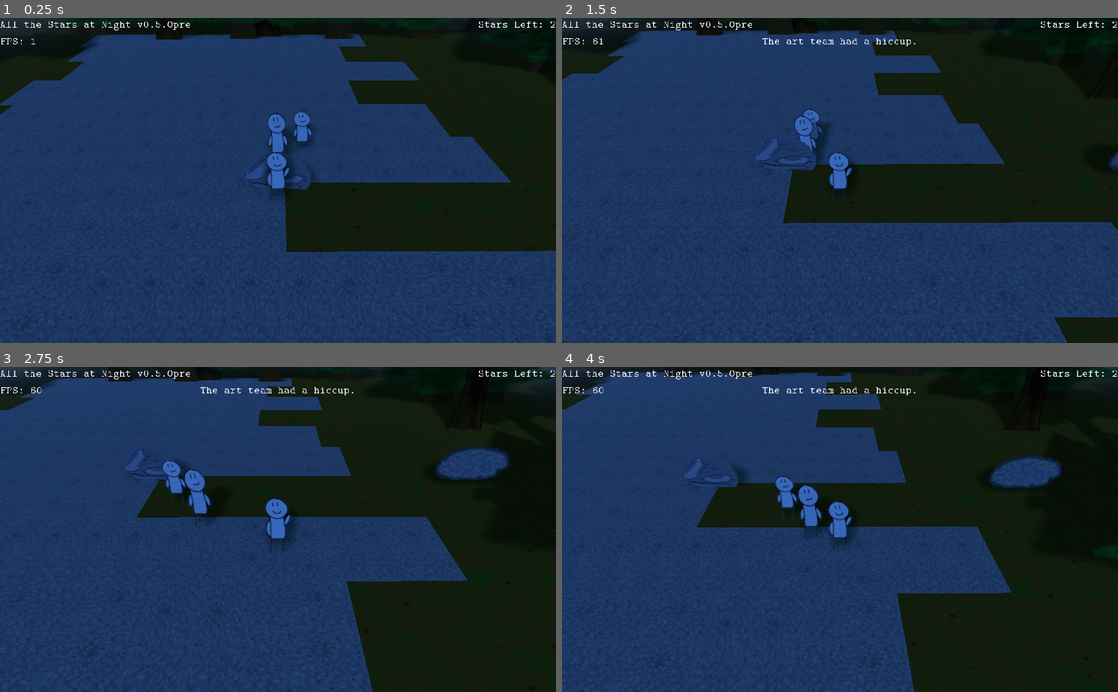
Above: before the commit, frames 1-4 (two rows, left to right).
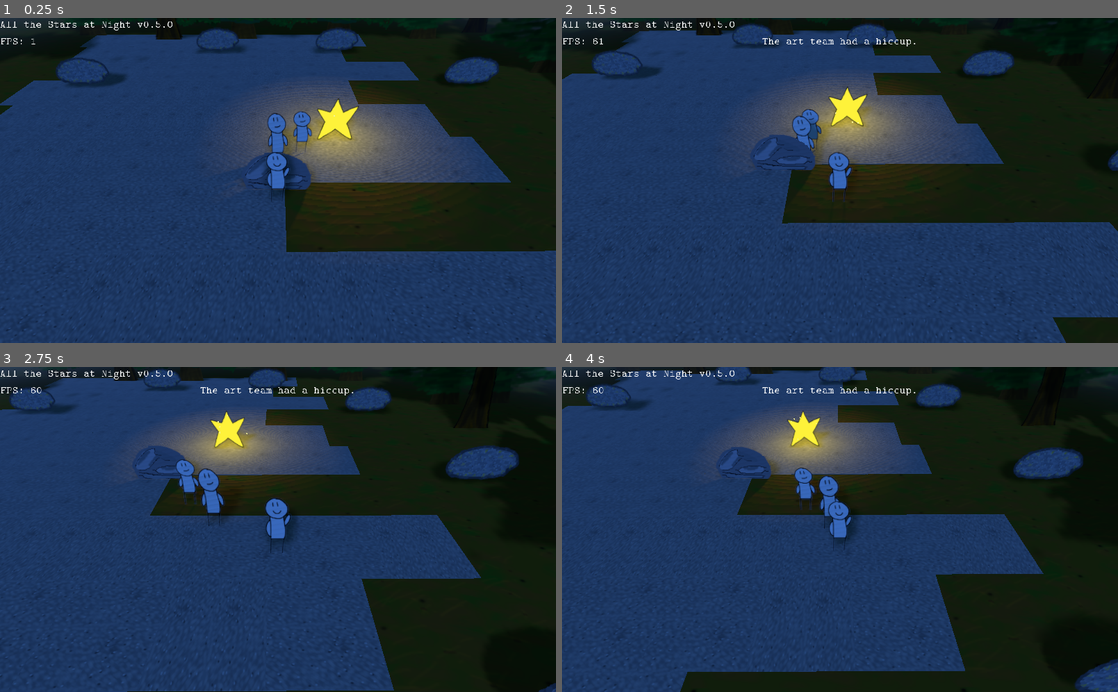
Above: after the commit, the same moments.

Repository: Schoperation/AllTheStarsAtNight
Game: Godot game, scene res://world/World.tscn
Two runs of this game, one before a commit and one after it. Both use one fixed random seed, a clock stepped at 60 frames per second and the inputs below.
Inputs (mouse positions are in pixels of both pictures, inside the frame that each line leads up to):
- Up to frame 1 (0.25 s): no input
- Up to frame 2 (1.5 s): move the mouse to (667, 34) at 0.52 s; press the mouse at (667, 34) at 0.53 s; hold D (move_right) 0.53-1.28 s; move the mouse to (1045, 31) at 1.27 s; release the mouse at (1045, 31) at 1.28 s; hold S (move_down) from 1.28 s (still down); click (1045, 31) at 1.35 s
- Up to frame 3 (2.75 s): move the mouse to (333, 458) at 2.02 s; release S (move_down) at 2.03 s; press the mouse at (333, 458) at 2.03 s; hold D (move_right) from 2.03 s (still down); tap Mouse wheel up (zoom_in) at 2.1 s
- Up to frame 4 (4 s): move the mouse to (812, 594) at 2.77 s; release D (move_right) at 2.78 s; release the mouse at (812, 594) at 2.78 s; hold W (move_up) 2.78-3.53 s; tap Mouse wheel down (zoom_out) at 2.85 s; click (812, 594) at 3.05 s; move the mouse to (1006, 578) at 3.52 s; press the mouse at (1006, 578) at 3.53 s; hold A (move_left) from 3.53 s (still down)

The runs differ from the first frame. In frame 1, 9.9% of the frame differs, in the area x 10-100%, y 1-61%; in frame 2, 8.7%; in frame 3, 11%; in frame 4, 20%, in the area x 0-100%, y 0-100%.

Commit message:
Star count no longer stored on UI, now directly on StarRing

Diff:
--- a/environment/Star.gd
+++ b/environment/Star.gd
@@ -1,18 +1,19 @@
 extends RigidBody
 
+export var isPartOfStone = false
 signal examineMouseEnter(object, objectName)
 signal examineMouseExit()
 signal onStarPickup()
 
 func _ready():
-	# Connect signals
-	connect("examineMouseEnter", get_node("../../UI/MouseTextContainer/MouseText"), "onMouseEnter")
-	connect("examineMouseExit", get_node("../../UI/MouseTextContainer/MouseText"), "onMouseExit")
-	connect("onStarPickup", get_node("../../UI/Stars"), "onStarPickupText")
+	# Connect signals, if not part of a star stone, which is set via editor
+	if not isPartOfStone:
+		connect("examineMouseEnter", get_node("../../UI/MouseTextContainer/MouseText"), "onMouseEnter")
+		connect("examineMouseExit", get_node("../../UI/MouseTextContainer/MouseText"), "onMouseExit")
+		connect("onStarPickup", get_node("../../OriginChunk/StarRing"), "onStarPickup")
 
 	# Add to environment objects group
 	add_to_group("Environment_Objs")
-
 
 func _on_Star_mouse_entered():
 	emit_signal("examineMouseEnter", self, "Star")
--- a/ring/StarRing.tscn
+++ b/ring/StarRing.tscn
@@ -1,7 +1,7 @@
 [gd_scene load_steps=3 format=2]
 
 [ext_resource path="res://environment/Rock.tscn" type="PackedScene" id=1]
-[ext_resource path="res://ring/StarRing.gd" type="Script" id=2]
+[ext_resource path="res://ring/StarRingAndCounter.gd" type="Script" id=2]
 
 [node name="StarRing" type="Spatial"]
 script = ExtResource( 2 )
--- a/ring/StarRing.gd
+++ b/ring/StarRingAndCounter.gd
@@ -28,11 +28,14 @@
 		position = Vector3(radius * cos(polarAngle), 0, radius * sin(polarAngle))
 
 # When a star is added to one of its stones
-func addStar():
+func addStarToRing():
 	numStonesActivated += 1
 	numPlayerStars -= 1
-	print("Added star!")
 
 	# Do we have them all????
 	if numStonesActivated == numStones:
 		get_tree().reload_current_scene()
+
+# When a player picks up a star, called from a star instance
+func onStarPickup():
+	numPlayerStars += 1
--- a/ring/StarStone.gd
+++ b/ring/StarStone.gd
@@ -2,7 +2,6 @@
 
 signal examineMouseEnter(object, objectName)
 signal examineMouseExit()
-signal onStarPlace()
 
 var hasStar = false
 var lightEnergy = 0
@@ -15,7 +14,6 @@
 	# Connect signals
 	connect("examineMouseEnter", get_node("../../../UI/MouseTextContainer/MouseText"), "onMouseEnter")
 	connect("examineMouseExit", get_node("../../../UI/MouseTextContainer/MouseText"), "onMouseExit")
-	connect("onStarPlace", get_node("../../../UI/Stars"), "onStarPlace")
 
 	# Add to environment objects group
 	add_to_group("Environment_Objs")
@@ -52,10 +50,9 @@
 		$Star.transform.origin = Vector3($Star.transform.origin.x, currentY, $Star.transform.origin.z)
 
 func placeStar():
-	emit_signal("onStarPlace")
+	# Notify parent ring
+	get_parent().addStarToRing()
 
-	# Notify parent ring
-	get_parent().addStar()
 	hasStar = true
 	$AnimatedSprite3D.animation = "activated"
 	$Star.visible = true
@@ -63,7 +60,7 @@
 func _on_StarStone_mouse_entered():
 	if hasStar:
 		emit_signal("examineMouseEnter", self, "Activated Star Stone")
-	elif get_node("../../../UI/Stars").numPlayerStars > 0:
+	elif get_parent().numPlayerStars > 0:
 		emit_signal("examineMouseEnter", self, "Place Star")
 	else:
 		emit_signal("examineMouseEnter", self, "Empty Star Stone")
@@ -74,7 +71,7 @@
 # Detect clicks
 func _on_StarStone_input_event(camera, event, click_position, click_normal, shape_idx):
 	#if event is InputEventMouseButton:
-	if event.is_action_pressed("add_star") and not hasStar and get_node("../../../UI/Stars").numPlayerStars > 0:
+	if event.is_action_pressed("add_star") and not hasStar and get_parent().numPlayerStars > 0:
 		placeStar()
 		emit_signal("examineMouseExit")
 		emit_signal("examineMouseEnter", self, "Activated Star Stone")
--- a/ring/StarStone.tscn
+++ b/ring/StarStone.tscn
@@ -34,7 +34,7 @@
 alpha_cut = 2
 frames = SubResource( 1 )
 animation = "activated"
-frame = 6
+frame = 3
 playing = true
 
 [node name="CollisionShape" type="CollisionShape" parent="."]
@@ -48,6 +48,7 @@
 
 [node name="Star" parent="." instance=ExtResource( 7 )]
 transform = Transform( 0.1, 0, 0, 0, 0.1, 0, 0, 0, 0.1, 0, 1.45, 0 )
+isPartOfStone = true
 [connection signal="input_event" from="." to="." method="_on_StarStone_input_event"]
 [connection signal="mouse_entered" from="." to="." method="_on_StarStone_mouse_entered"]
 [connection signal="mouse_exited" from="." to="." method="_on_StarStone_mouse_exited"]
--- a/ui/StarCount.gd
+++ /dev/null
@@ -1,28 +0,0 @@
-extends RichTextLabel
-
-# Keep track of our stars
-var numPlayerStars = 0
-var numLeft = 1
-
-func _ready():
-	# Get num of stars from WorldGeneration
-	var root = get_node("../../")
-	numLeft = root.numStars
-	self.bbcode_text = "[right]Stars Left: " + str(numLeft) + "[/right]"
-
-func onStarPickupText():
-	numPlayerStars += 1
-	numLeft -= 1
-	self.bbcode_text = "[right]Stars / Left: " + str(numPlayerStars) + "/" + str(numLeft) + "[/right]"
-
-	# Finish?
-	if numLeft == 0:
-		self.bbcode_text = "[right]You got them all![/right]"
-		$RestartTimer.start()
-
-func onStarPlace():
-	numPlayerStars -= 1
-	self.bbcode_text = "[right]Stars / Left: " + str(numPlayerStars) + "/" + str(numLeft) + "[/right]"
-
-func _on_RestartTimer_timeout():
-	get_tree().reload_current_scene()
--- a/ui/UI.tscn
+++ b/ui/UI.tscn
@@ -1,9 +1,8 @@
-[gd_scene load_steps=5 format=2]
+[gd_scene load_steps=4 format=2]
 
 [ext_resource path="res://fonts/cmu-typewriter/Typewriter.tres" type="DynamicFont" id=1]
 [ext_resource path="res://ui/Examine.gd" type="Script" id=2]
 [ext_resource path="res://ui/Version.gd" type="Script" id=3]
-[ext_resource path="res://ui/StarCount.gd" type="Script" id=4]
 
 [node name="UI" type="CanvasLayer"]
 
@@ -78,26 +77,4 @@
 __meta__ = {
 "_edit_use_anchors_": false
 }
-
-[node name="Stars" type="RichTextLabel" parent="."]
-anchor_left = 1.0
-anchor_right = 1.0
-margin_left = -260.0
-margin_bottom = 44.0
-grow_horizontal = 0
-mouse_filter = 2
-custom_fonts/normal_font = ExtResource( 1 )
-bbcode_enabled = true
-bbcode_text = "Error score"
-text = "Error score"
-scroll_active = false
-script = ExtResource( 4 )
-__meta__ = {
-"_edit_use_anchors_": false
-}
-
-[node name="RestartTimer" type="Timer" parent="Stars"]
-wait_time = 5.0
-one_shot = true
 [connection signal="timeout" from="PlayerThought/DisplayTimer" to="MouseTextContainer/MouseText" method="_on_DisplayTimer_timeout"]
-[connection signal="timeout" from="Stars/RestartTimer" to="Stars" method="_on_RestartTimer_timeout"]
--- a/ui/Version.gd
+++ b/ui/Version.gd
@@ -3,7 +3,7 @@
 # Version
 var gameName = "All the Stars at Night"
 var desc = "Explore an in-depth forest with an in-depth duo"
-var version = "0.5.0pre"
+var version = "0.5.0"
 
 func _ready():
 	# Change version
--- a/world/World.tscn
+++ b/world/World.tscn
@@ -1,9 +1,8 @@
-[gd_scene load_steps=11 format=2]
+[gd_scene load_steps=10 format=2]
 
 [ext_resource path="res://player/Player.tscn" type="PackedScene" id=1]
 [ext_resource path="res://world/Chunk.tscn" type="PackedScene" id=2]
 [ext_resource path="res://world/SunCycle.gd" type="Script" id=3]
-[ext_resource path="res://environment/Tree.tscn" type="PackedScene" id=4]
 [ext_resource path="res://world/WorldGeneration.gd" type="Script" id=5]
 [ext_resource path="res://ui/UI.tscn" type="PackedScene" id=7]
 [ext_resource path="res://ui/MapControls.gd" type="Script" id=8]
@@ -73,8 +72,5 @@
 
 [node name="OriginChunk" parent="." instance=ExtResource( 2 )]
 
-[node name="Tree" parent="OriginChunk" instance=ExtResource( 4 )]
-transform = Transform( 6, 0, 0, 0, 6, 0, 0, 0, 6, -1.86385, 2, -52.8088 )
-
 [node name="StarRing" parent="OriginChunk" instance=ExtResource( 10 )]
 [connection signal="timeout" from="Sun/DayCycle" to="Sun" method="_on_DayCycle_timeout"]
--- a/world/WorldGeneration.gd
+++ b/world/WorldGeneration.gd
@@ -4,7 +4,7 @@
 var scene = preload("res://world/Chunk.tscn")
 var chunkArray = []
 var rng = RandomNumberGenerator.new()
-export var numStars = 2
+export var numStars = 10
 
 # Used in genWorld(size) to determine where to spawn chunks for a particular iteration
 enum GenDirec {LEFT = 0, DOWN = 1, RIGHT = 2, UP = 3}
Not shown, changed: assets/star_stone_on.xcf
